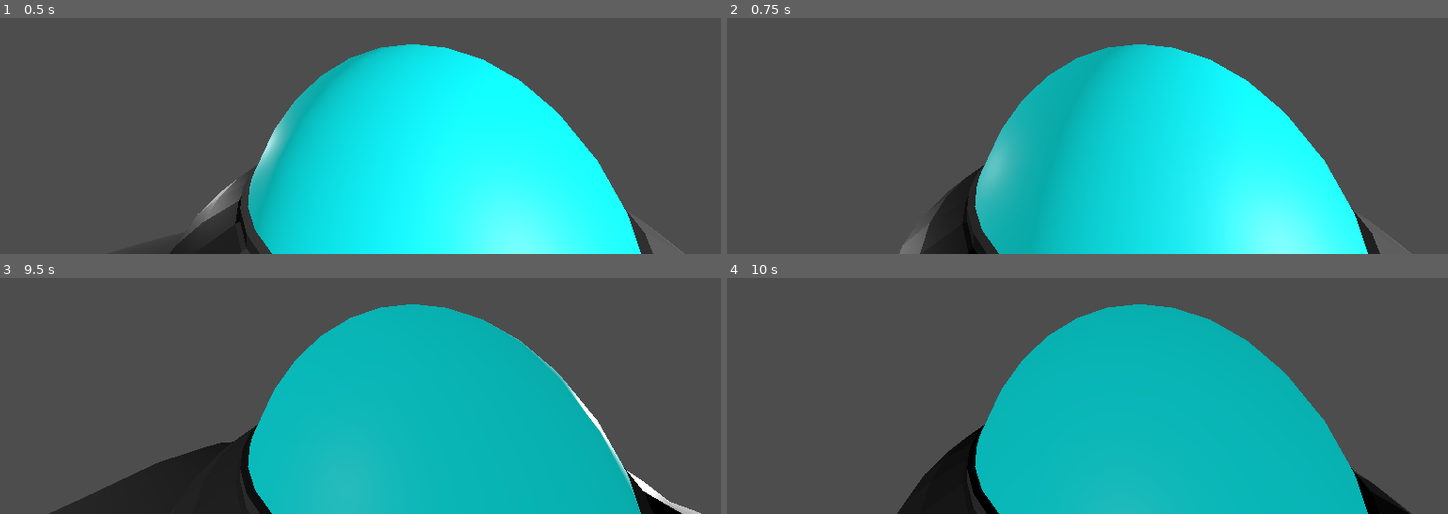
Above: before the commit, frames 1-4 (two rows, left to right).
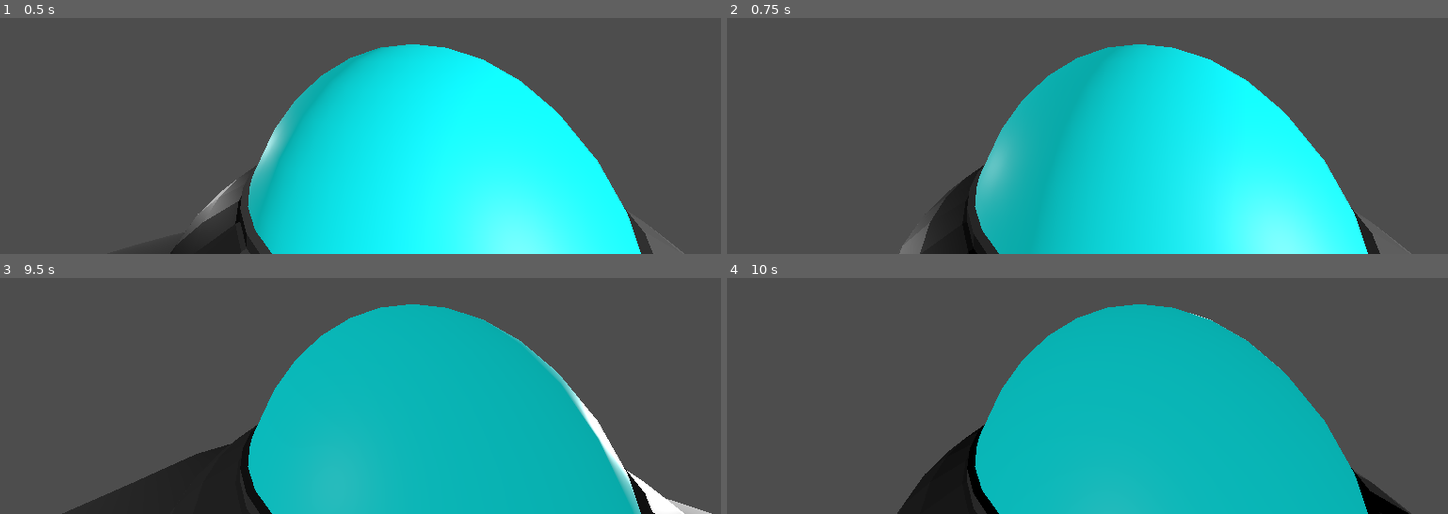
Above: after the commit, the same moments.

Repository: Routund/Earth_shakers
Game: Godot game, scene res://Scenes/test.tscn
Two runs of this game, one before a commit and one after it. Both use one fixed random seed, a clock stepped at 60 frames per second and the inputs below.
Inputs (mouse positions are in pixels of both pictures, inside the frame that each line leads up to):
- Up to frame 1 (0.5 s): no input
- Up to frame 2 (0.75 s): tap Enter at 0.5 s; move the mouse to (1116, 41) at 0.52 s; hold Up (up) from 0.53 s (still down); tap Space (jump) at 0.6 s
- Up to frame 3 (9.5 s): tap Space (jump) at 0.77, 1.07, 1.25, 1.52, 1.55, 1.82, 2.1, 3.02, 3.05, 3.32, 3.6, 3.77, 4.07, 4.52, 4.55, 4.82, 5, 5.1, 6.02, 6.05, 6.32, 6.6, 6.77, 7.07, 7.25, 7.52, 7.55, 7.82, 8.1, 9.02, 9.05, 9.32 s; move the mouse to (310, 303) at 1.27 s; click (310, 303) at 1.35 s; move the mouse to (360, 294) at 2.02 s; move the mouse to (338, 308) at 2.77 s; click (338, 308) at 2.85 s; move the mouse to (403, 308) at 3.52 s; tap Enter at 4.25, 5.75 s; move the mouse to (288, 296) at 4.27 s; click (288, 296) at 4.35 s; move the mouse to (353, 303) at 5.02 s; move the mouse to (317, 294) at 5.77 s; release Up (up) at 5.78 s; hold Right (right) 5.78-6.53 s; click (317, 294) at 5.85 s; move the mouse to (389, 301) at 6.52 s; hold Up (up) 6.53-8.78 s; move the mouse to (310, 303) at 7.27 s; click (310, 303) at 7.35 s; move the mouse to (360, 294) at 8.02 s; move the mouse to (338, 308) at 8.77 s; hold A (left) from 8.78 s (still down); click (338, 308) at 8.85 s
- Up to frame 4 (10 s): move the mouse to (1130, 308) at 9.52 s; release A (left) at 9.53 s; hold Up (up) from 9.53 s (still down); tap Space (jump) at 9.6, 9.77 s

Frame 1 is identical in both runs. In frame 2, less than 0.1% of the frame differs, in the area x 64-65%, y 14-16%; in frame 3, 1.7%, in the area x 6-99%, y 14-100%; in frame 4, less than 0.1%.

Commit message:
Made rotation into global gravity function

Diff:
--- a/Scenes/player.tscn
+++ b/Scenes/player.tscn
@@ -34,18 +34,15 @@
 [node name="bullet_spawn" type="Node3D" parent="head/Camera3D/gun"]
 
 [node name="RayCast3D" type="RayCast3D" parent="."]
-visible = false
 target_position = Vector3(0, 0, -1)
 hit_back_faces = false
 debug_shape_custom_color = Color(0.160784, 0.360784, 1, 1)
 
 [node name="RayCast3D3" type="RayCast3D" parent="."]
-visible = false
 target_position = Vector3(0, 1, 0)
 debug_shape_custom_color = Color(0, 0.811765, 0.0196078, 1)
 
 [node name="RayCast3D2" type="RayCast3D" parent="."]
-visible = false
 target_position = Vector3(1, 0, 0)
 debug_shape_custom_color = Color(1, 0, 0.215686, 1)
 
--- a/Scripts/Gravity.gd
+++ b/Scripts/Gravity.gd
@@ -42,3 +42,19 @@
 		return [vec_normal * (radius + additive),true]
 	else:
 		return [vec_normal * (radius + additive),false]
+
+func rotate_object(object_position : Vector3, object_transform : Transform3D, misc_y_rotate : float = 0) -> Transform3D:
+
+	# Change_player_position
+	var relative_up : Vector3 = object_position.normalized()
+	var object_forward : Vector3 = -object_transform.basis.z
+	var side_axis : Vector3 = relative_up.cross(object_forward)
+	var new_forward : Vector3 = relative_up.cross(side_axis)
+	var new_transform = object_transform.looking_at(-new_forward,relative_up)
+	#print(angle_between)
+
+
+	new_transform = Transform3D(new_transform.basis.x,new_transform.basis.z,-new_transform.basis.y,object_position)
+	new_transform = new_transform.rotated(new_transform.basis.y, -misc_y_rotate)
+	new_transform.orthonormalized()
+	return new_transform
--- a/Scripts/UvSphere.gd
+++ b/Scripts/UvSphere.gd
@@ -22,6 +22,8 @@
 func add_impact(impact_site : Vector3):
 	impact_site = impact_site.normalized()
 	impact_points.append([impact_site,k])
+	if len(impact_points)==100:
+		impact_points.pop_at(0)
 	Gravity.impact_points = impact_points
 	var impact_image = Image.create_empty(impact_points.size(),1,false,Image.FORMAT_RGBAF)
 	for i in range(len(impact_points)):
@@ -34,8 +36,6 @@
 	Gravity.k = k
 	if Input.is_action_just_pressed("jump"):
 		add_impact(Vector3(randf()- 0.5,randf() - 0.5,randf()-0.5).normalized())
-		if len(impact_points)==100:
-			impact_points.pop_at(0)
 
 	if Input.is_action_pressed("left"):
 		rotation.y -= 0.02
--- a/Scripts/player.gd
+++ b/Scripts/player.gd
@@ -56,7 +56,8 @@
 		# If player grounded, reset their position to be on top of the planet
 		position = Gravity.check_ground(position + (gravitational_velocity + jump_velocity)*delta)[0]
 
-	rotate_player()
+	transform = Gravity.rotate_object(position,transform,camera_yaw)
+	camera_yaw = 0
 
 	# Let player escape mouse
 	if Input.is_action_just_pressed("ui_cancel"):
@@ -82,25 +83,3 @@
 	# Set velocity based off how much gravity, player control, and jump force, would cause it to
 	velocity = perpendicular_movement + gravitational_velocity + jump_velocity
 	move_and_slide()
-
-
-func rotate_player():
-
-	print(position)
-
-	# Change_player_position
-	var relative_up : Vector3 = position_normalized
-	var player_forward : Vector3 = -transform.basis.z
-	var side_axis : Vector3 = relative_up.cross(player_forward)
-	var new_forward : Vector3 = relative_up.cross(side_axis)
-	transform = transform.looking_at(-new_forward,relative_up)
-	#print(angle_between)
-
-
-	transform = Transform3D(transform.basis.x,transform.basis.z,-transform.basis.y,position)
-
-	transform = transform.rotated(transform.basis.y, -camera_yaw)
-
-	camera_yaw = 0
-
-	transform.orthonormalized()
Not shown: 1 places in Scenes/player.tscn that only renumber resources
